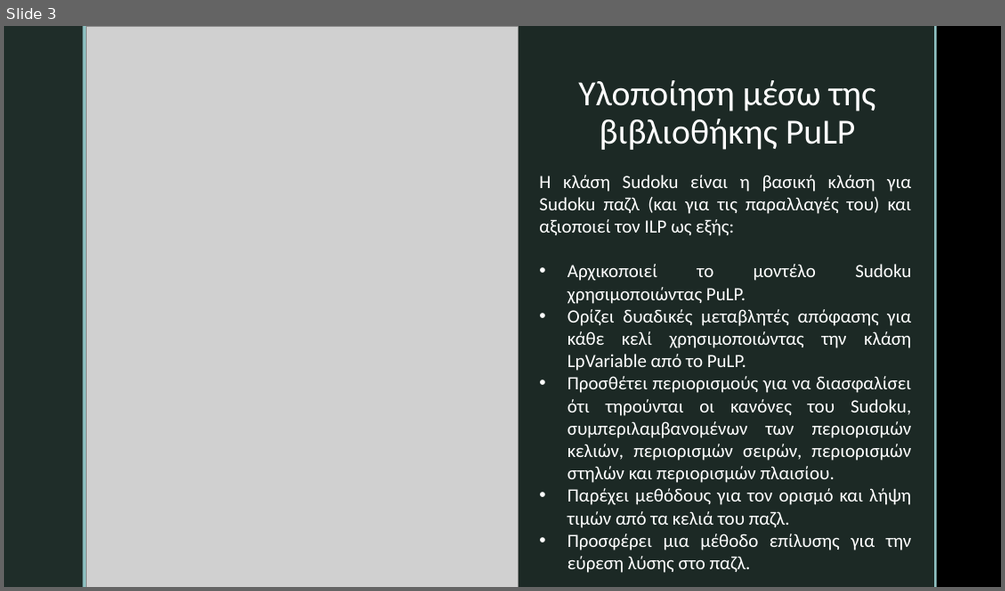
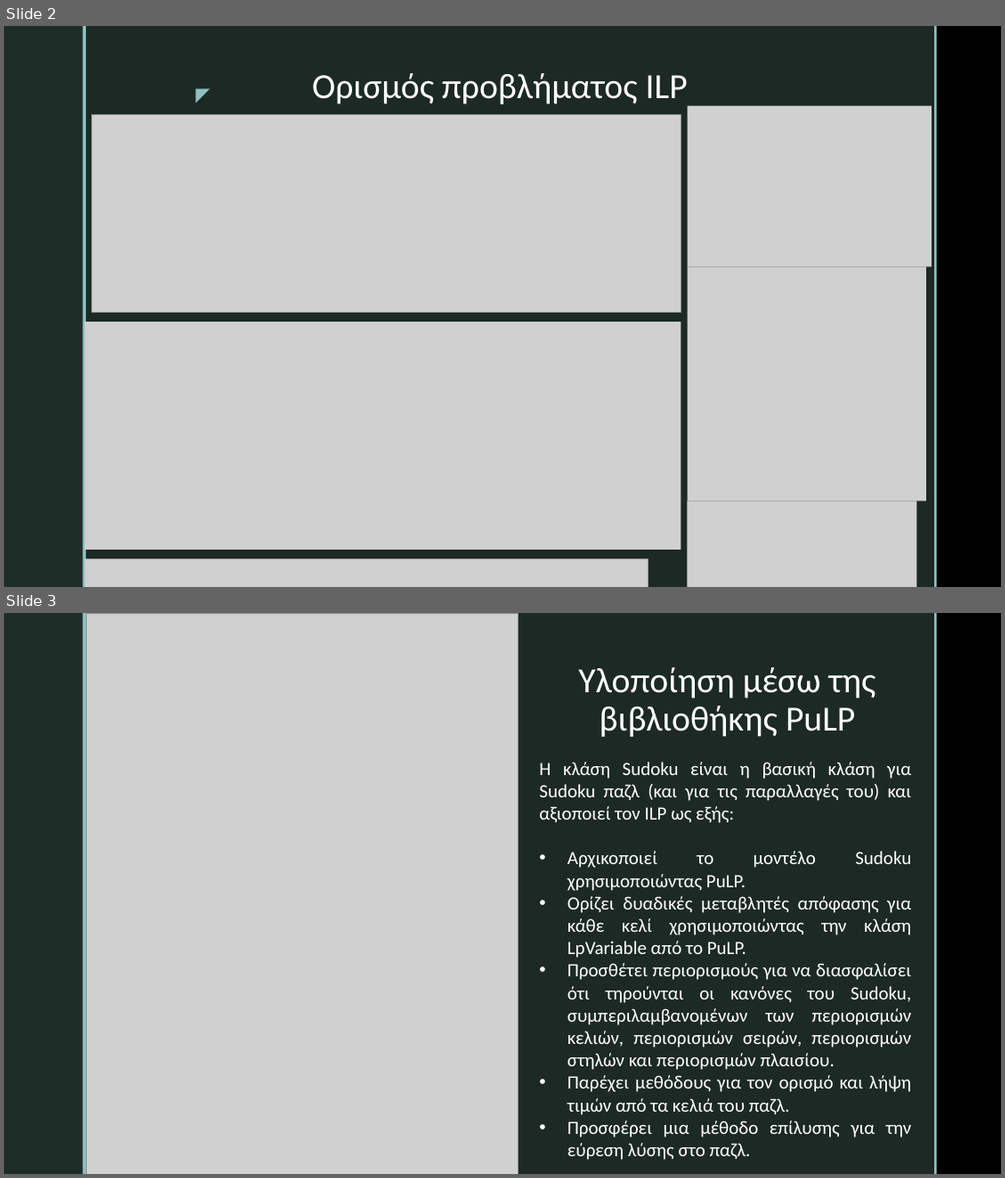
Before and after one commit to tsaperlein/Sudoku, a slide deck: Presentation.pptx. Shown one above the other, each under a label of ours: slide 3 before the commit, slides 2 and 3 after it. The pictures are 1005x591 and 1005x1178 pixels, drawn with LibreOffice and Linux fonts; fonts in the diff are those of the drawing; grey boxes stand for pictures; background and template pictures are left out. Boxes give left, top, right and bottom in pixels: in the first picture for what was removed or moved away, otherwise in the second. Text is boxed around its words. In the diff, an @@ line names an element or a change of style, - is before the commit and + after.

```diff
--- a/Presentation.pptx
+++ b/Presentation.pptx
@@ slide 2 added at [4,26,1001,587], background picture (left out); not listed: 4 template elements that a slide beside it also shows @@
@@ text added at [184,79,217,108], 18 pt, text #8EC0C1 @@
+◤
@@ title added at [312,73,688,104], 34 pt, text #FFFFFF @@
+Ορισμός προβλήματος ILP
@@ picture added at [91,114,680,313] @@
@@ picture added at [688,106,932,267] @@
@@ picture added at [688,267,927,501] @@
@@ picture added at [85,321,680,548] @@
@@ picture added at [688,501,917,587] @@
@@ picture added at [85,558,648,587] @@
```
Also in this commit, not shown: 3 slides changed, 1 slide removed.
